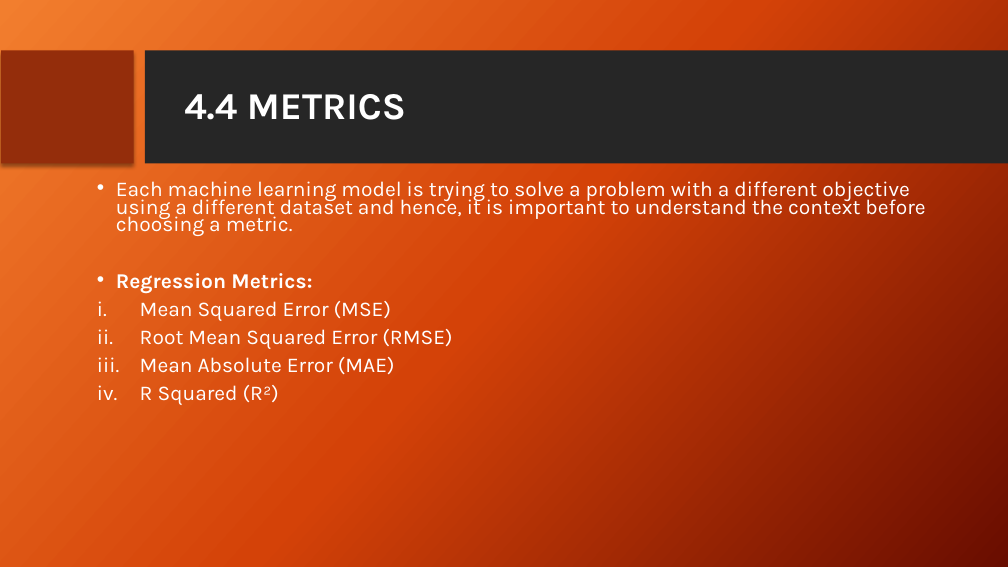
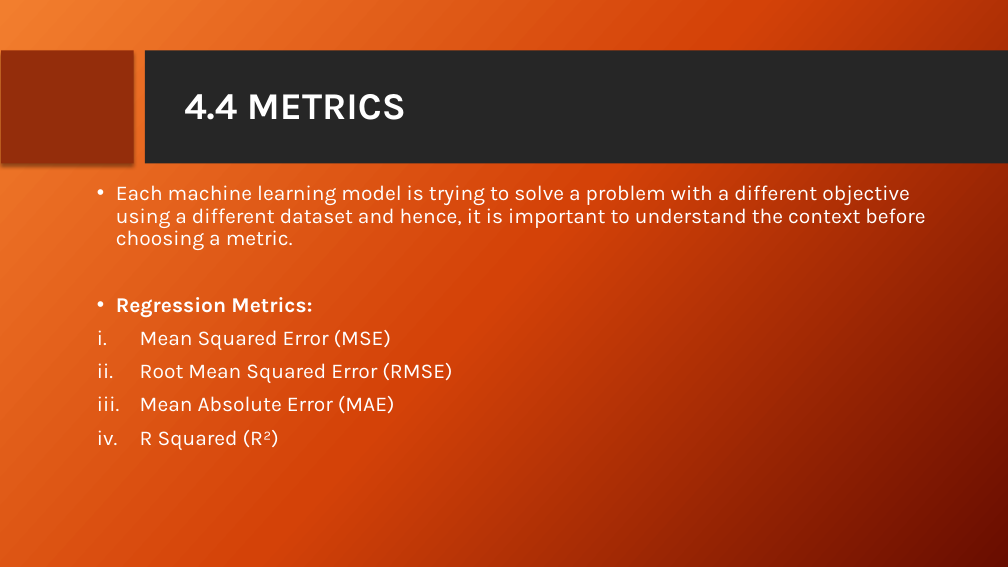
Before and after one commit to ItProject1920/data-science-project, a slide deck: slide 14 of Project Review FINAL.pptx. Drawn at 1008x567 pixels with LibreOffice and Linux fonts; fonts in the diff are those of the drawing; background and template pictures are left out. Boxes give left, top, right and bottom in pixels: in the first picture for what was removed or moved away, otherwise in the second. Text is boxed around its words. In the diff, an @@ line names an element or a change of style, - is before the commit and + after.

```diff
--- a/Project Review FINAL.pptx
+++ b/Project Review FINAL.pptx
@@ text "Each machine learning model is ..." at (116, 185, 925, 450): line spacing 0.7 to 0.9 @@
```
Also in this commit, not shown: 6 other slides changed.
